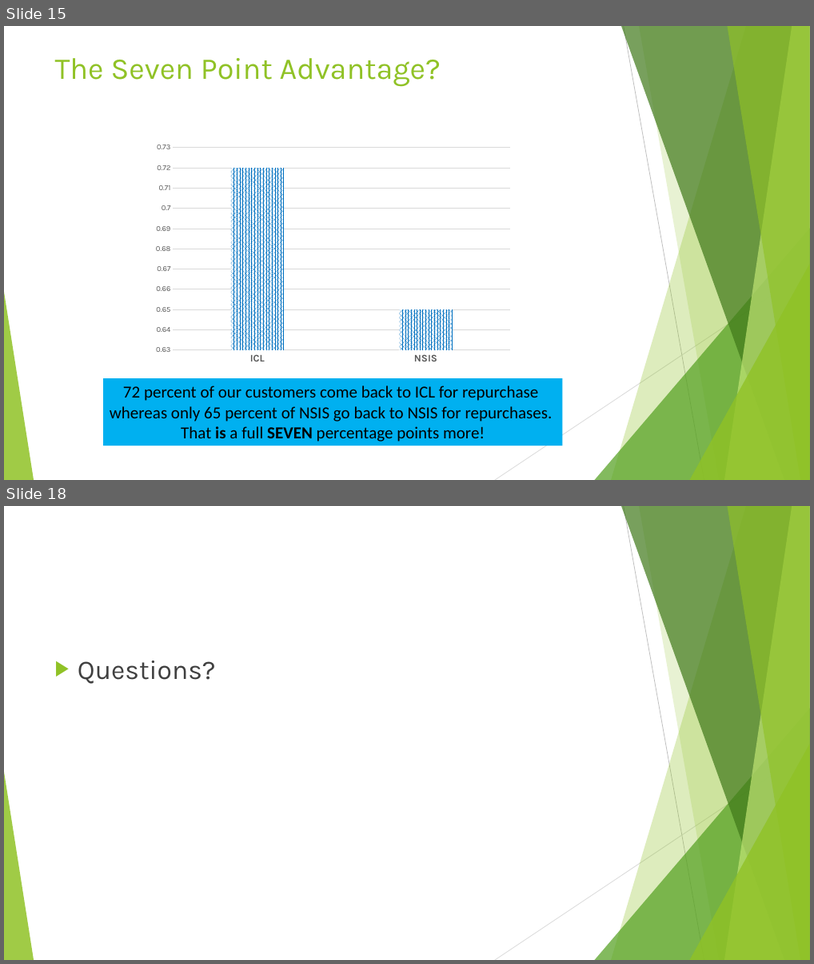
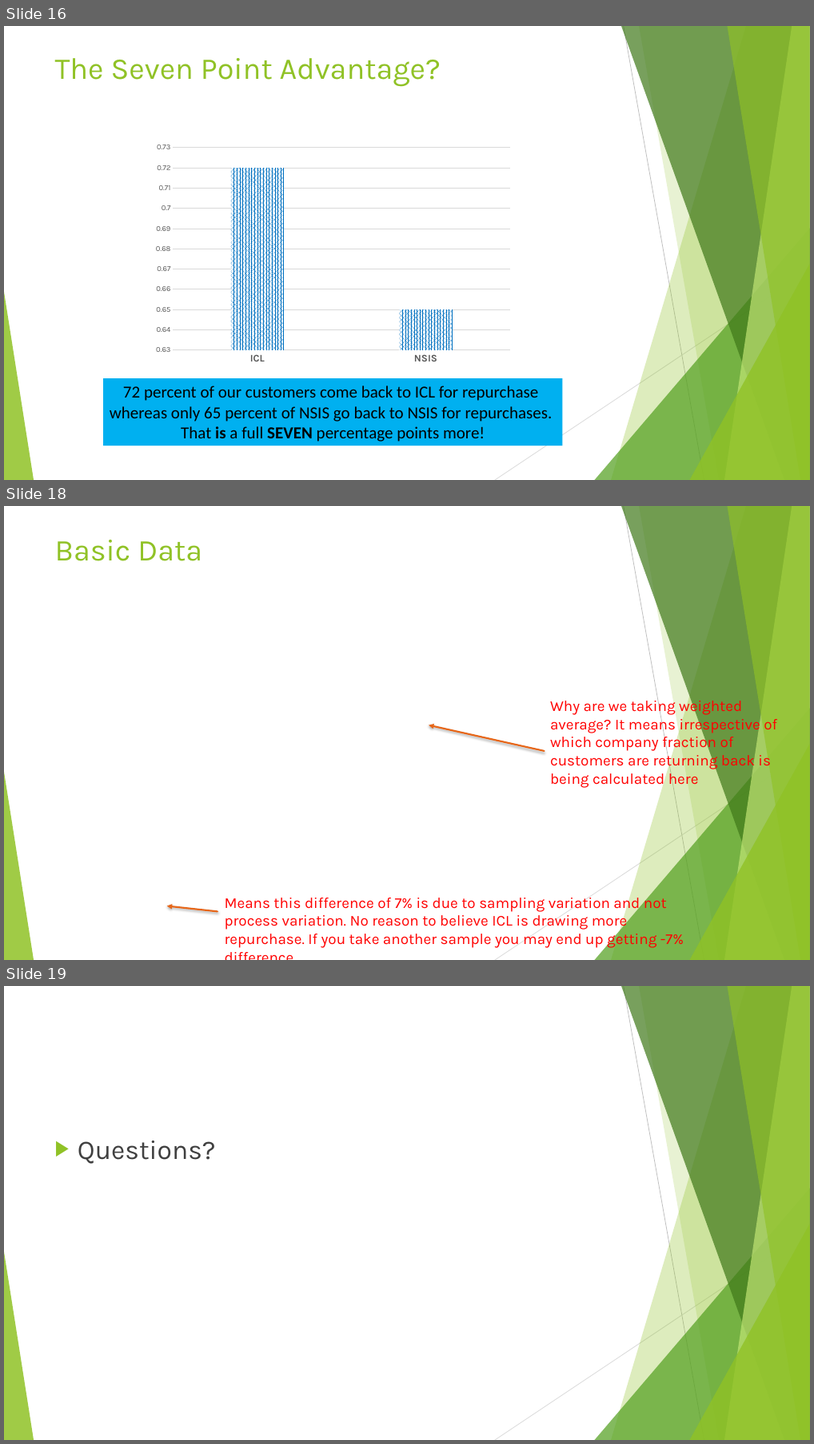
Before and after one commit to sandipto-sanyal/ampba, a slide deck: Statistical analysis/session files/Comparisons Between Two Populations.pptx. Shown one above the other, each under a label of ours: slides 15 and 18 before the commit, slides 16, 18 and 19 after it; the slides between them are not shown. The pictures are 814x964 and 814x1444 pixels, drawn with LibreOffice and Linux fonts; fonts in the diff are those of the drawing; grey boxes stand for pictures. Boxes give left, top, right and bottom in pixels: in the first picture for what was removed or moved away, otherwise in the second. Text is boxed around its words. In the diff, an @@ line names an element or a change of style, - is before the commit and + after.

```diff
--- a/Statistical analysis/session files/Comparisons Between Two Populations.pptx
+++ b/Statistical analysis/session files/Comparisons Between Two Populations.pptx
@@ slide 18 added at <box>4,506,810,960</box>, background #FFFFFF; not listed: 10 template elements that a slide beside it also shows @@
@@ title added at <box>55,540,202,561</box>, 36 pt, text #90C226 @@
+Basic Data
@@ text added at <box>550,697,778,788</box>, 18 pt, text #FF0000 @@
+Why are we taking weighted average? It means irrespective of which company fraction of customers are returning back is being calculated here
@@ arrow added from (545, 751) to (430, 725), #E76618 2 pt @@
@@ arrow added from (218, 912) to (167, 906), #E76618 2 pt @@
@@ text added at <box>225,894,684,948</box>, 18 pt, text #FF0000 @@
+Means this difference of 7% is due to sampling variation and not process variation. No reason to believe ICL is drawing more repurchase. If you take another sample you may end up getting -7% difference.
@@ what was slide 15 is now slide 16 @@
@@ what was slide 18 is now slide 19 @@
```
Also in this commit, not shown: 1 slide changed, 2 other slides added, 2 slides removed, 1 other file.
